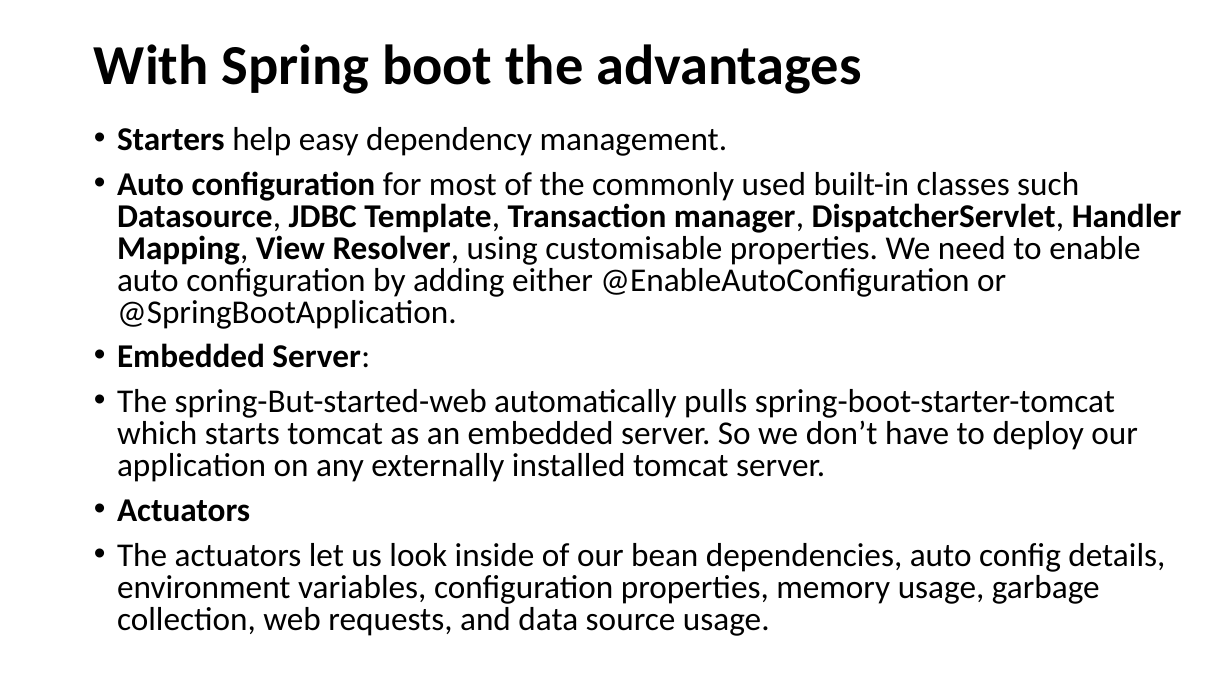
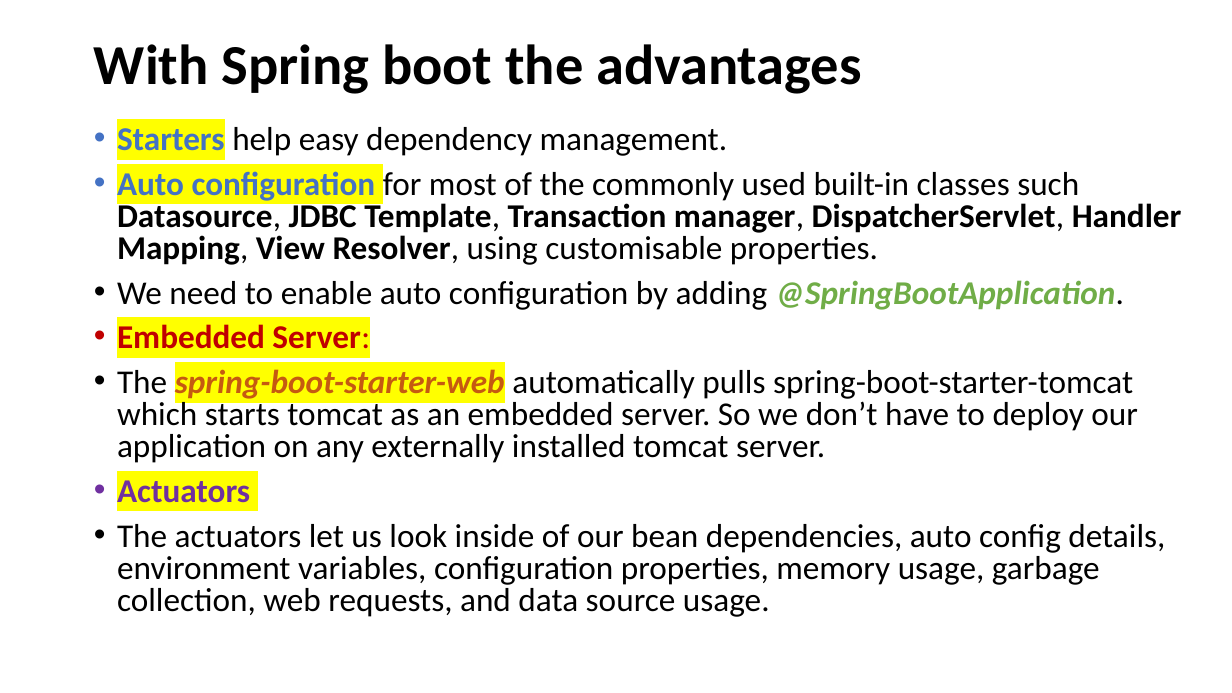
Before and after one commit to praveencloudlab/jan-adm-boot-b1, a slide deck: slide 4 of docs/Spring Boot PPT.pptx. Drawn at 1232x693 pixels with LibreOffice and Linux fonts; fonts in the diff are those of the drawing. Boxes give left, top, right and bottom in pixels: in the first picture for what was removed or moved away, otherwise in the second. Text is boxed around its words. In the diff, an @@ line names an element or a change of style, - is before the commit and + after.

```diff
--- a/docs/Spring Boot PPT.pptx
+++ b/docs/Spring Boot PPT.pptx
@@ text at bbox=[117, 127, 728, 503]: text colour #000000 to #4472C4 in "Starters"; highlight none to #FFFF00 in "Starters", "Embedded Server:", "Actuators"; text colour #000000 to #C00000 in "Embedded Server:"; text colour #000000 to #7030A0 in "Actuators" @@
@@ text at bbox=[117, 171, 1182, 310]: text changed; bold on @@
-• Auto configuration for most of the commonly used built-in classes such Datasource, JDBC Template, Transaction manager, DispatcherServlet, Handler Mapping, View Resolver, using customisable properties. We need to enable auto configuration by adding either @EnableAutoConfiguration or @SpringBootApplication.
+• Auto configuration for most of the commonly used built-in classes such Datasource, JDBC Template, Transaction manager, DispatcherServlet, Handler Mapping, View Resolver, using customisable properties.
+• We need to enable auto configuration by adding @SpringBootApplication.
@@ text at bbox=[117, 369, 1138, 463]: text changed @@
-• The spring-But-started-web automatically pulls spring-boot-starter-tomcat which starts tomcat as an embedded server. So we don’t have to deploy our application on any externally installed tomcat server.
+• The spring-boot-starter-web automatically pulls spring-boot-starter-tomcat which starts tomcat as an embedded server. So we don’t have to deploy our application on any externally installed tomcat server.
```
Also in this commit, not shown: 5 other slides changed, 5 other files.
